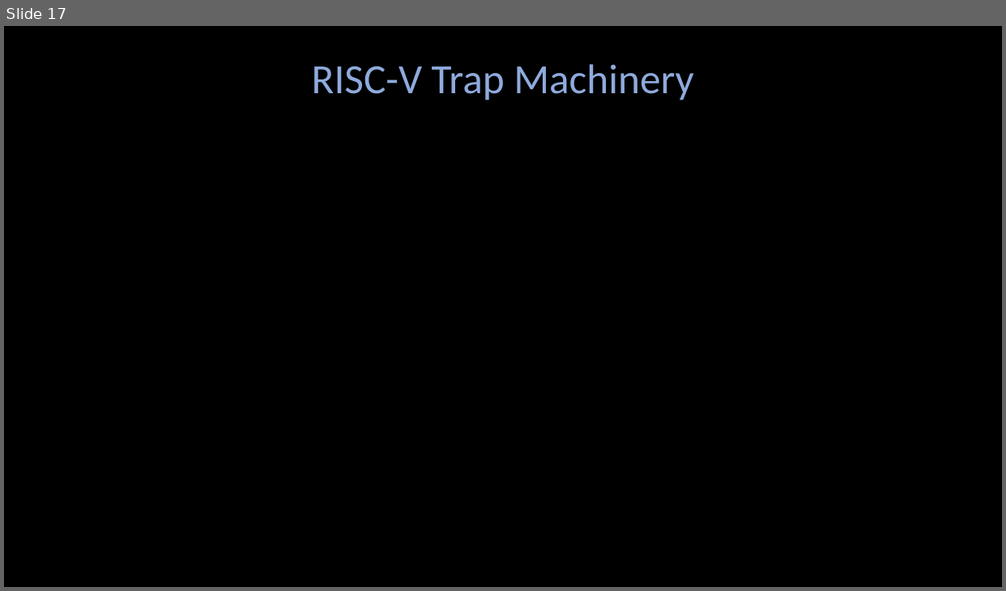
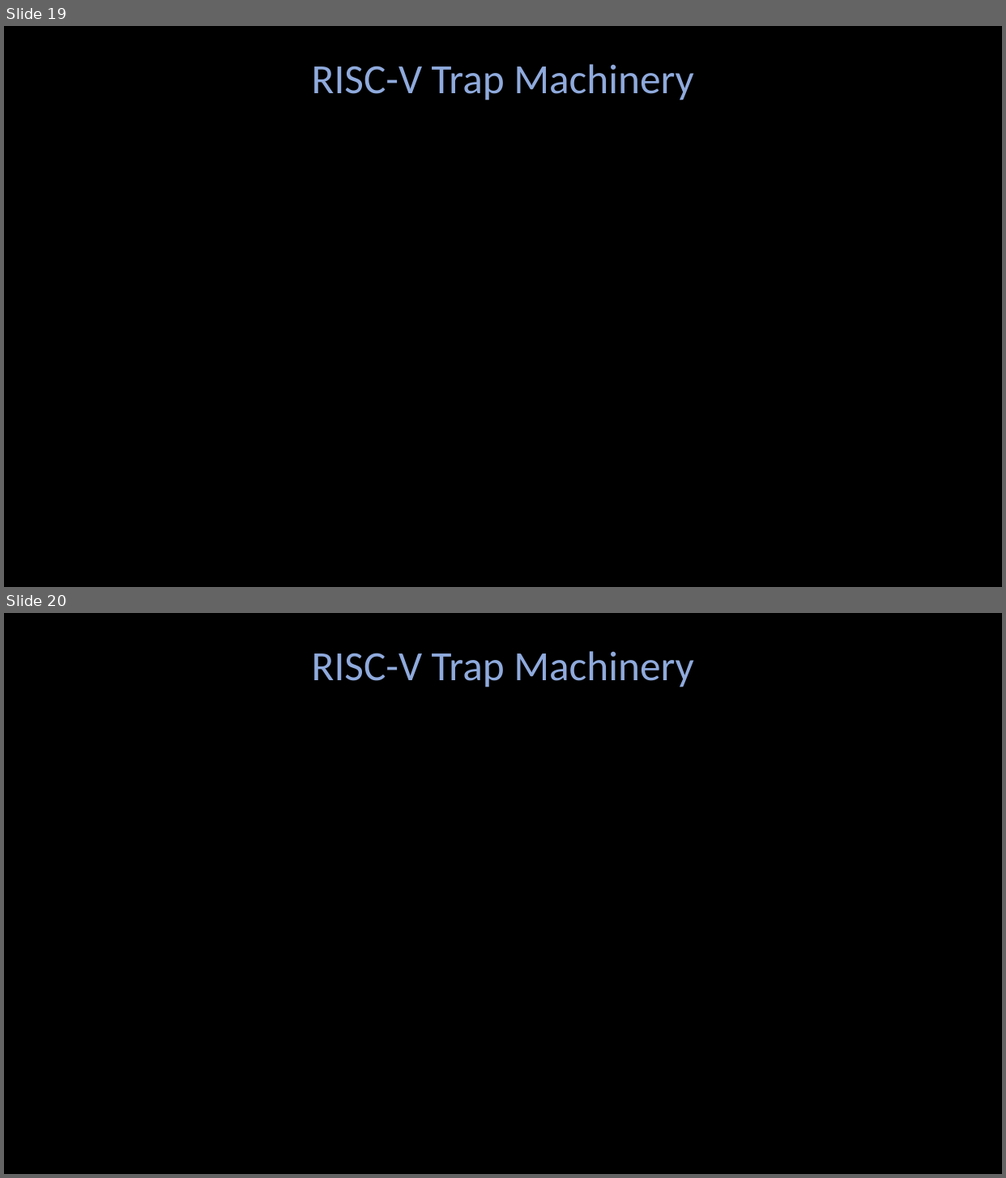
Before and after one commit to Angold-4/os, a slide deck: docs/figures/os1.pptx. Shown one above the other, each under a label of ours: slide 17 before the commit, slides 19 and 20 after it. The pictures are 1006x591 and 1006x1178 pixels, drawn with LibreOffice and Linux fonts; fonts in the diff are those of the drawing. Boxes give left, top, right and bottom in pixels: in the first picture for what was removed or moved away, otherwise in the second. Text is boxed around its words. In the diff, an @@ line names an element or a change of style, - is before the commit and + after.

Commit message:
add ppt

```diff
--- a/docs/figures/os1.pptx
+++ b/docs/figures/os1.pptx
@@ slide 20 added at [4,613,1002,1174], background #000000 @@
@@ text added at [312,651,693,688], 40 pt, text #8FAADC @@
+RISC-V Trap Machinery
@@ what was slide 17 is now slide 19 @@
```
Also in this commit, not shown: 2 other slides added.
